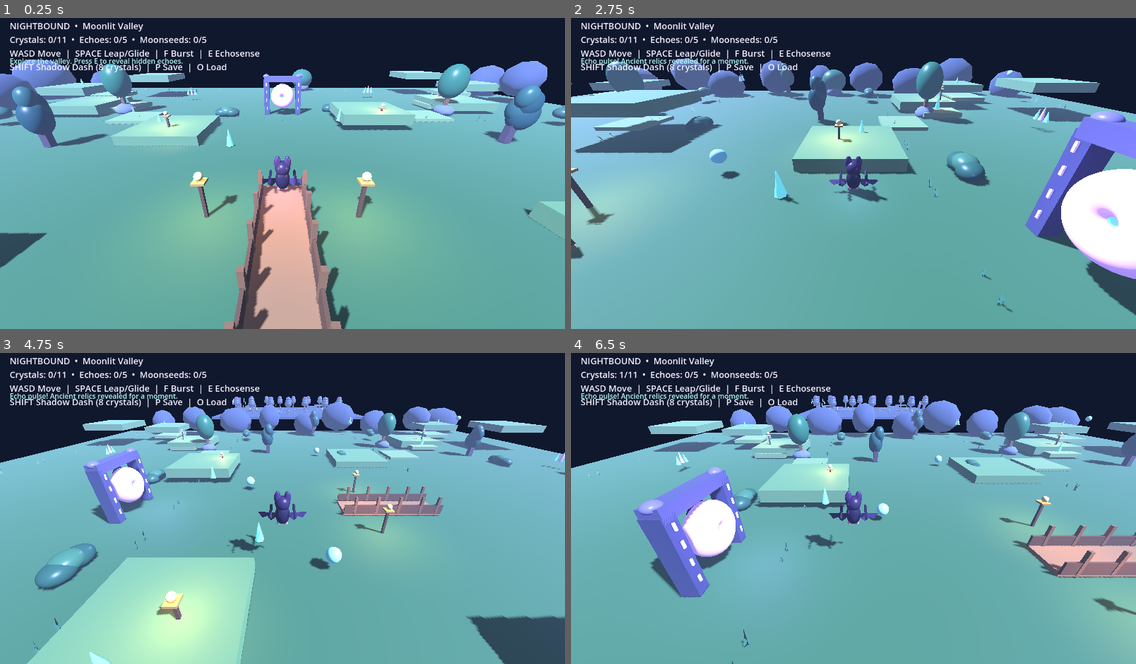
Above: before the commit, frames 1-4 (two rows, left to right).
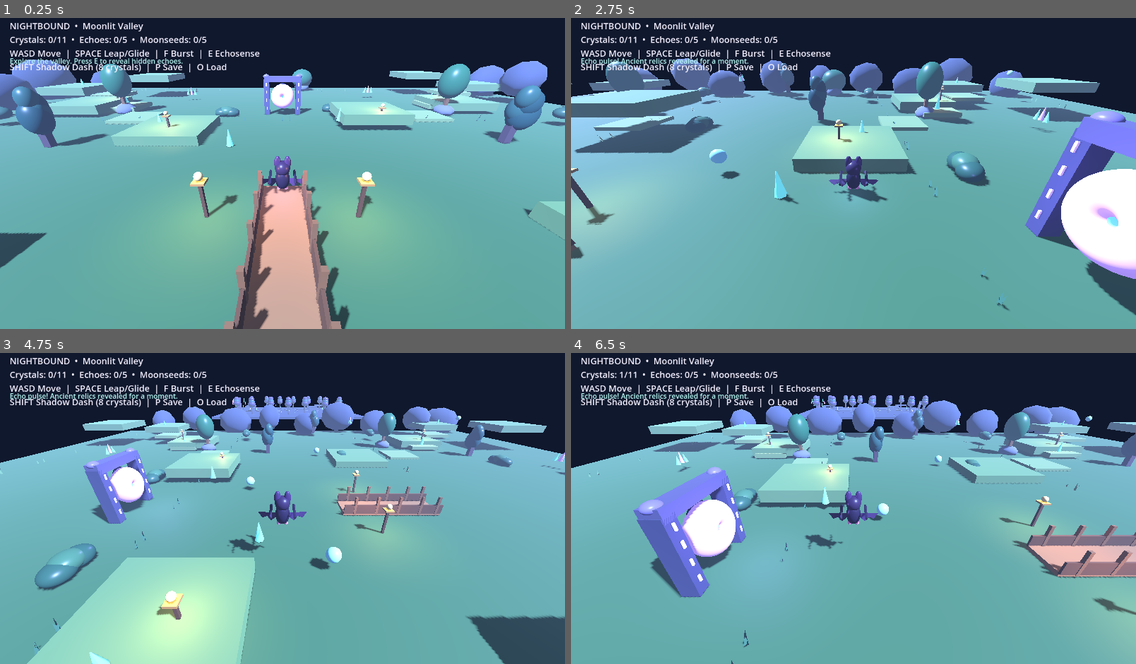
Above: after the commit, the same moments.

Repository: Dynamon91/nightbound
Game: Godot game, scene res://scenes/main.tscn
Two runs of this game, one before a commit and one after it. Both use one fixed random seed, a clock stepped at 60 frames per second and the inputs below.
Inputs:
- Up to frame 1 (0.25 s): no input
- Up to frame 2 (2.75 s): tap E (echosense) at 0.5, 1.35 s; hold F (burst) 0.53-1.28 s; hold W (move_forward) 0.53-2.03 s; tap Space (jump) at 0.77, 1.07, 1.52, 1.82 s; hold A (move_left) from 2.03 s (still down); hold Shift (shadow_dash) from 2.03 s (still down)
- Up to frame 3 (4.75 s): release Shift (shadow_dash) at 2.78 s; tap F (burst) at 2.85 s; tap Space (jump) at 3.02, 3.32, 3.77, 4.07, 4.52 s; release A (move_left) at 3.53 s; hold S (move_back) 3.53-4.28 s; tap E (echosense) at 3.6 s; hold D (move_right) from 4.28 s (still down); tap Shift (shadow_dash) at 4.35 s
- Up to frame 4 (6.5 s): tap Space (jump) at 4.82, 6.02, 6.32 s; release D (move_right) at 5.03 s; hold W (move_forward) 5.03-5.78 s; hold F (burst) 5.03-5.78 s; hold D (move_right) from 5.78 s (still down); tap E (echosense) at 5.85 s

The runs differ from the first frame. In frame 1, less than 0.1% of the frame differs, in the area x 24-86%, y 22-34%; in frame 2, less than 0.1%, in the area x 4-88%, y 25-95%; in frame 3, less than 0.1%; in frame 4, less than 0.1%.

Commit message:
art: animate grass tufts with gentle realm wind

Diff:
--- a/scripts/main.gd
+++ b/scripts/main.gd
@@ -39,6 +39,7 @@
 var veilwood_motes: Array[MeshInstance3D] = []
 var veilwood_mote_bases: Array[Vector3] = []
 var hero_wing_pivots: Array[Node3D] = []
+var animated_grass: Array[MeshInstance3D] = []
 
 func material(color: Color, roughness := 0.75) -> StandardMaterial3D:
 	var m := StandardMaterial3D.new()
@@ -139,6 +140,7 @@
 	tuft_mat.shading_mode = BaseMaterial3D.SHADING_MODE_PER_PIXEL
 	tuft.material_override = tuft_mat
 	parent.add_child(tuft)
+	animated_grass.append(tuft)
 	return tuft
 
 func add_wing_membrane(parent: Node3D, side: float) -> void:
@@ -569,6 +571,13 @@
 		if is_instance_valid(wing):
 			var side := -1.0 if i == 0 else 1.0
 			wing.rotation.z = side * sin(ambience_time * wing_rate) * wing_amount
+	# Gentle, offset wind motion gives both realms a living ground layer.
+	for i in range(animated_grass.size()):
+		var tuft: MeshInstance3D = animated_grass[i]
+		if is_instance_valid(tuft):
+			var phase := float(i) * 1.37
+			tuft.rotation.x = sin(ambience_time * 1.15 + phase) * 0.055
+			tuft.rotation.z = cos(ambience_time * 0.92 + phase * 0.8) * 0.075
 	for i in range(veilwood_motes.size()):
 		var mote: MeshInstance3D = veilwood_motes[i]
 		if is_instance_valid(mote):
